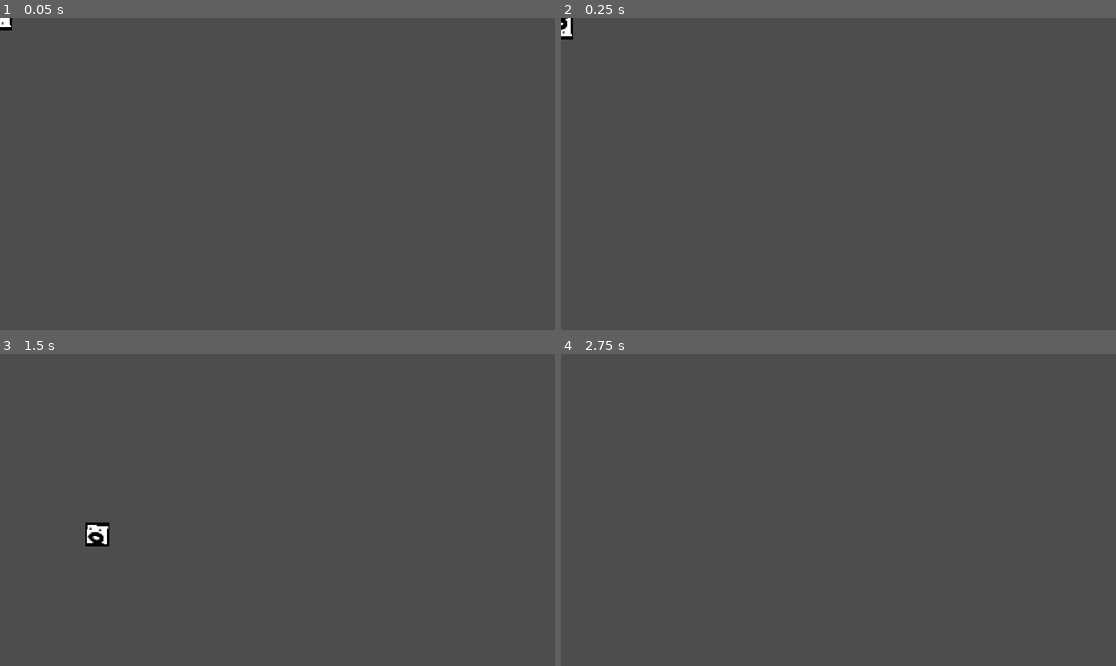
Above: before the commit, frames 1-4 (two rows, left to right).
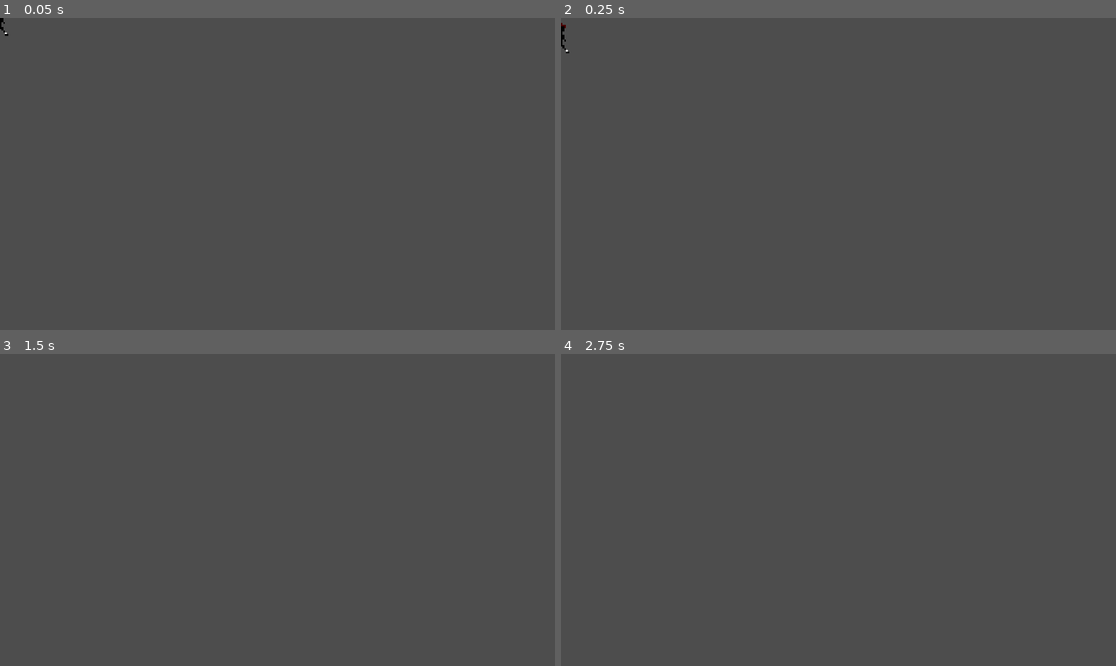
Above: after the commit, the same moments.

Repository: Elijahlenhard/PlaceholderPlatformer
Game: Godot game, scene res://character_body_2d.tscn
The game is run twice, just before and just after one commit, with the same random seed, the same clock (stepped at 60 frames per second) and the same inputs.
Inputs:
- Up to frame 1 (0.05 s): no input
- Up to frame 2 (0.25 s): no input
- Up to frame 3 (1.5 s): hold Z (Jump) 0.53-1.28 s; hold Right (move_right) from 0.53 s (still down); tap Z (Jump) at 1.35 s
- Up to frame 4 (2.75 s): tap Z (Jump) at 1.52, 1.82 s; release Right (move_right) at 2.03 s; hold Left (move_left) from 2.03 s (still down); hold Z (Jump) from 2.03 s (still down)

The runs differ from the first frame. In frame 1, less than 0.1% of the frame differs, in the area x 0-3%, y 0-6%; in frame 2, 0.2%; in frame 3, 0.3%, in the area x 15-20%, y 53-62%; in frame 4, nothing differs.

Commit message:
Refined jump and gravity, updated sprites

Diff:
--- a/character_body_2d.tscn
+++ b/character_body_2d.tscn
@@ -1,28 +1,13 @@
-[gd_scene load_steps=6 format=3 uid="uid://cpifv0ansh6gn"]
+[gd_scene load_steps=5 format=3 uid="uid://cpifv0ansh6gn"]
 
 [ext_resource type="Script" path="res://playerMove.gd" id="1_87lo7"]
-[ext_resource type="Texture2D" uid="uid://jrkjylqja54p" path="res://box.png" id="2_hc8kw"]
-[ext_resource type="Texture2D" uid="uid://ubhmrikuhd5k" path="res://box2.png" id="3_trg7y"]
+[ext_resource type="Texture2D" uid="uid://dlgpm1uservkk" path="res://character_sprite.png" id="2_d8rfj"]
 
 [sub_resource type="SpriteFrames" id="SpriteFrames_ysnm3"]
 animations = [{
 "frames": [{
 "duration": 1.0,
-"texture": ExtResource("2_hc8kw")
-}, {
-"duration": 1.0,
-"texture": ExtResource("3_trg7y")
-}],
-"loop": true,
-"name": &"jump",
-"speed": 5.0
-}, {
-"frames": [{
-"duration": 1.0,
-"texture": ExtResource("3_trg7y")
-}, {
-"duration": 1.0,
-"texture": ExtResource("2_hc8kw")
+"texture": ExtResource("2_d8rfj")
 }],
 "loop": true,
 "name": &"walk",
@@ -30,16 +15,17 @@
 }]
 
 [sub_resource type="RectangleShape2D" id="RectangleShape2D_5bsr8"]
-size = Vector2(50, 50)
+size = Vector2(36, 63)
 
 [node name="CharacterBody2D" type="CharacterBody2D"]
 script = ExtResource("1_87lo7")
 
 [node name="AnimatedSprite2D" type="AnimatedSprite2D" parent="."]
 texture_filter = 1
-scale = Vector2(2.5, 2.5)
+scale = Vector2(3.5, 3.5)
 sprite_frames = SubResource("SpriteFrames_ysnm3")
-animation = &"jump"
+animation = &"walk"
 
 [node name="CollisionShape2D" type="CollisionShape2D" parent="."]
+position = Vector2(0, 3.5)
 shape = SubResource("RectangleShape2D_5bsr8")
--- a/playerMove.gd
+++ b/playerMove.gd
@@ -5,8 +5,10 @@
 @export var top_speed = 200
 var screen_size
 var time_jumping =0
-@export var terminal_velocity = 500
+@export var terminal_velocity = 2000
 @export var g = 1
+var jump_primed = -1
+var jump_held
 
 # Called when the node enters the scene tree for the first time.
 func _ready():
@@ -28,7 +30,16 @@
 
 
 	if Input.is_action_pressed("Jump"):
+		jump_primed = 3
+	else:
+		jump_held = false
+	if jump_primed>0:
+		jump_primed -=1
+	if ((jump_primed>0 && is_on_floor()) || jump_held):
+		jump_held = true
 		_jump(delta)
+
+
 	else:
 		time_jumping = 0
 
@@ -44,22 +55,20 @@
 		$AnimatedSprite2D.flip_v = false
 		# See the note below about boolean assignment.
 		$AnimatedSprite2D.flip_h = velocity.x < 0
-	elif velocity.y != 0:
-		$AnimatedSprite2D.animation = "jump"
-		$AnimatedSprite2D.flip_v = velocity.y > 0
+
 
 	print_debug(velocity)
 
 
 func _apply_gravity(delta):
-	var linear = 600
+	var linear = 1200
 	if !is_on_floor():
-		velocity.y += linear*delta
+		velocity.y += (linear*delta)*((terminal_velocity-velocity.y)/terminal_velocity)
 
 
 func _jump(delta):
 	var acceleration = 1.1
-	var linear = 1200
+	var linear = 2400
 	var max_jump_time = .66
 	if time_jumping < max_jump_time:
 		velocity.y -= linear*((max_jump_time-time_jumping)/max_jump_time)*delta
Binary file added: character_sprite.png
Not shown, added: character_sprite.png.import
